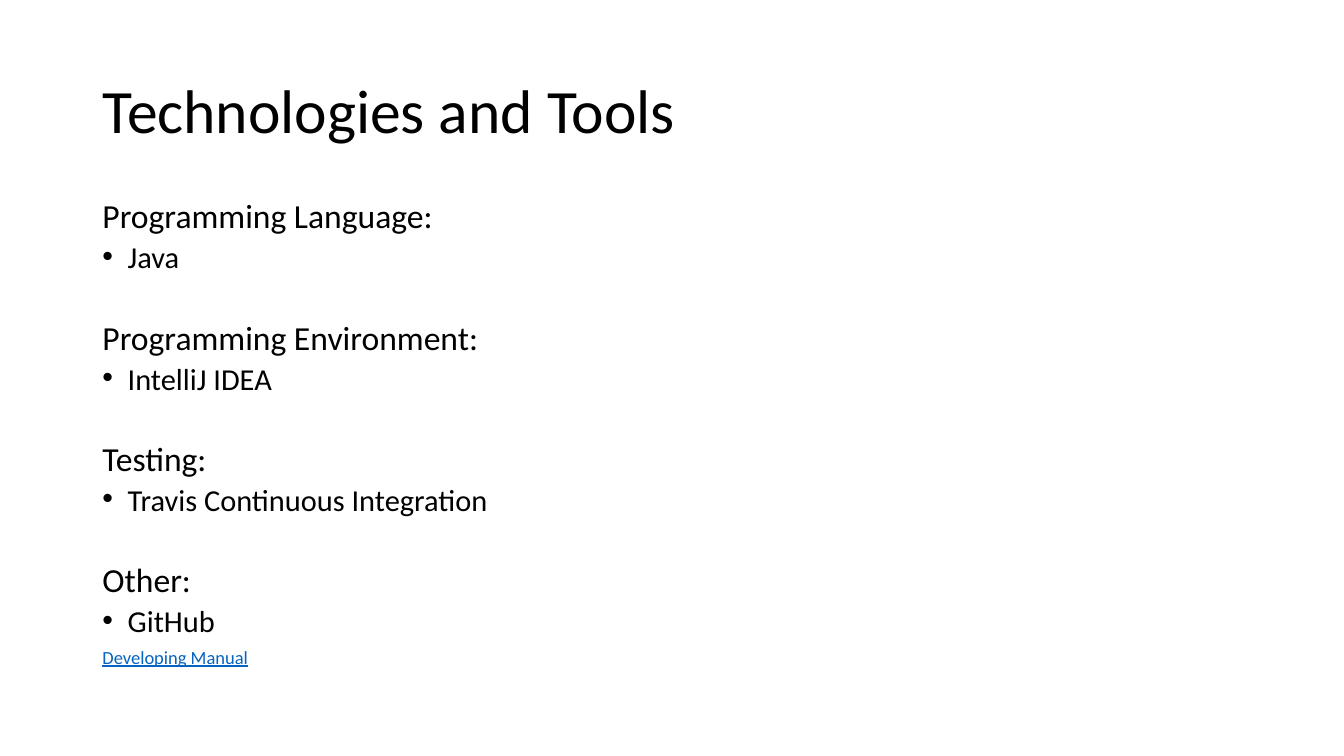
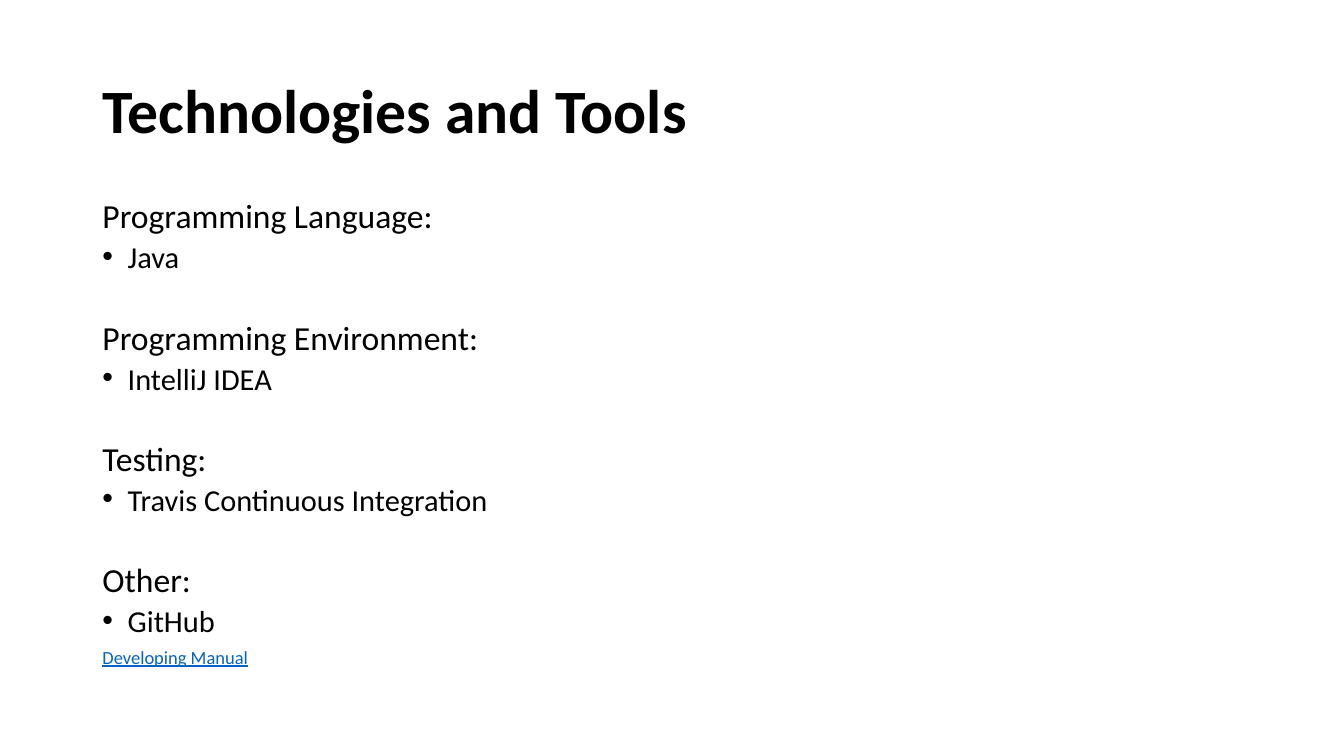
Before and after one commit to Chris-Schaffer/cs414-f18-001-stringCheese, a slide deck: slide 11 of Documents P3/CS 414 Rollerball Project 03.pptx. Drawn at 1344x756 pixels with LibreOffice and Linux fonts; fonts in the diff are those of the drawing. Boxes give left, top, right and bottom in pixels: in the first picture for what was removed or moved away, otherwise in the second. Text is boxed around its words. In the diff, an @@ line names an element or a change of style, - is before the commit and + after.

```diff
--- a/Documents P3/CS 414 Rollerball Project 03.pptx
+++ b/Documents P3/CS 414 Rollerball Project 03.pptx
@@ title "Technologies and Tools" at <box>102,89,687,144</box>: bold on @@
```
Also in this commit, not shown: 7 other slides changed.
